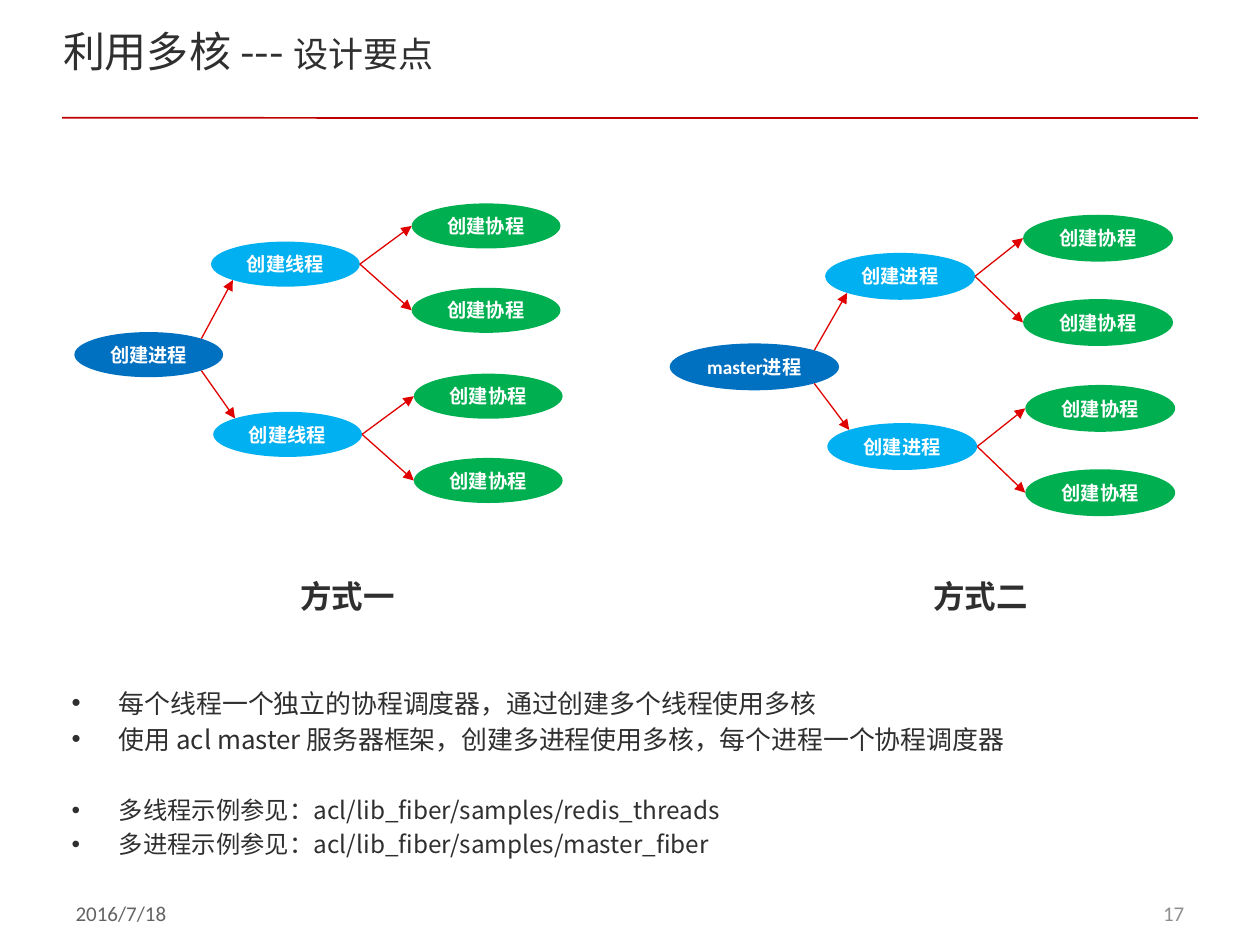
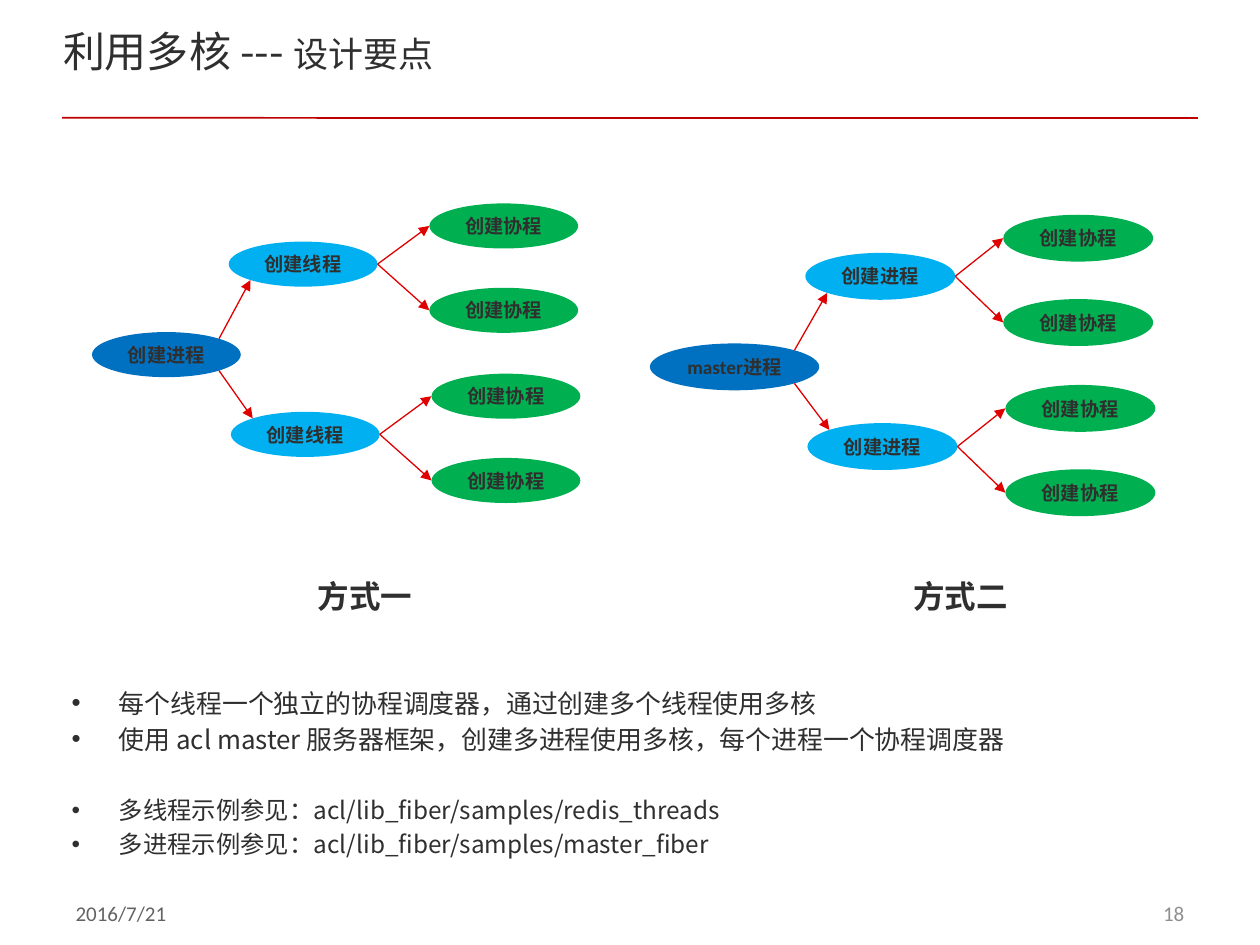
Before and after one commit to cnsuhao/developkit-acl, a slide deck: slide 18 of doc/acl_fiber.pptx (slide 17 before the commit). Drawn at 1260x945 pixels with LibreOffice and Linux fonts; fonts in the diff are those of the drawing; background and template pictures are left out. Boxes give left, top, right and bottom in pixels: in the first picture for what was removed or moved away, otherwise in the second. Text is boxed around its words. In the diff, an @@ line names an element or a change of style, - is before the commit and + after.

```diff
--- a/doc/acl_fiber.pptx
+++ b/doc/acl_fiber.pptx
@@ 6 ellipses, 2 arrows, 1 text: place and size @@
-6 ellipses, 2 arrows, 1 text at <box>74,203,562,611</box>
+6 ellipses, 2 arrows, 1 text at <box>92,203,581,611</box>
@@ text colour #FFFFFF to #2F2F2F in 14 elements at <box>229,242,378,287</box>, <box>430,203,578,248</box>, <box>430,287,578,333</box>, <box>231,412,379,457</box>, <box>92,333,241,378</box>, <box>432,374,581,420</box>, <box>432,457,581,503</box>, <box>650,344,819,391</box>, <box>805,253,955,300</box>, <box>808,423,958,470</box>, <box>1005,386,1155,432</box>, <box>1005,469,1155,515</box>, <box>1003,214,1153,261</box>, <box>1003,299,1153,345</box> @@
@@ 7 ellipses, 6 arrows, 1 text: place and size @@
-7 ellipses, 6 arrows, 1 text at <box>669,214,1176,611</box>
+7 ellipses, 6 arrows, 1 text at <box>650,214,1155,611</box>
@@ 4 arrows, 1 ellipse: place and size @@
-4 arrows, 1 ellipse at <box>202,242,413,480</box>
+4 arrows, 1 ellipse at <box>219,242,432,480</box>
@@ text at <box>76,906,167,922</box>: text changed @@
-2016/7/18
+2016/7/21
@@ page number at <box>1163,907,1184,921</box>: text changed @@
-17
+18
```
Also in this commit, not shown: 24 other slides changed, 4 slides added, 1 slide removed, 13 other files.
